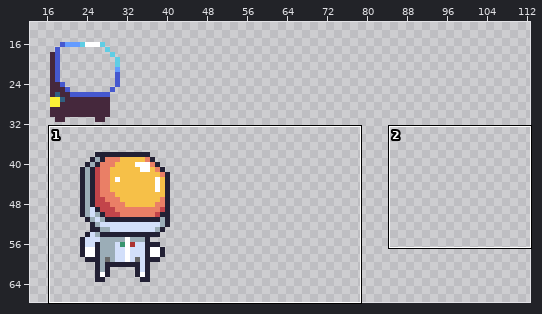
Pixel-art file -- Terra.gmx/GFX/terra_gfx.aseprite. Above, an overview of the earlier version with the close-up marked.
Close-up. Earlier state:
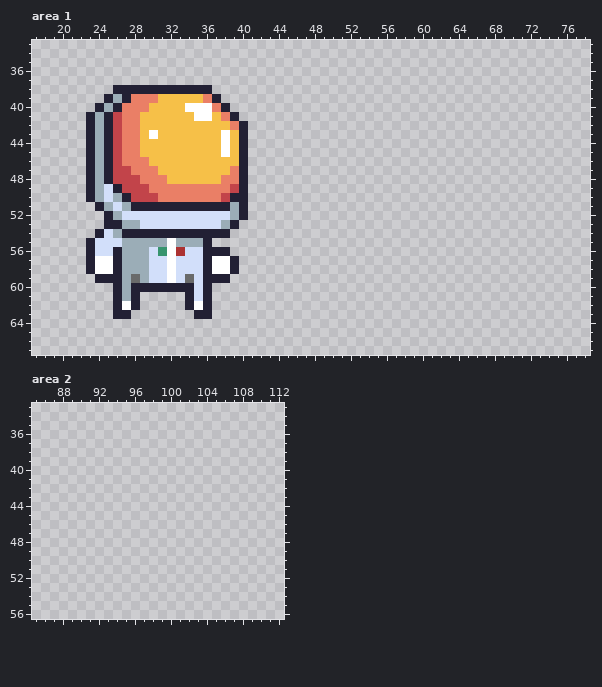
576x576 pixels, 1 frame. Shown: area 1: x 17..78, y 33..67; area 2: x 85..112, y 33..56. The wide view leaves out empty margins.
And afterwards:
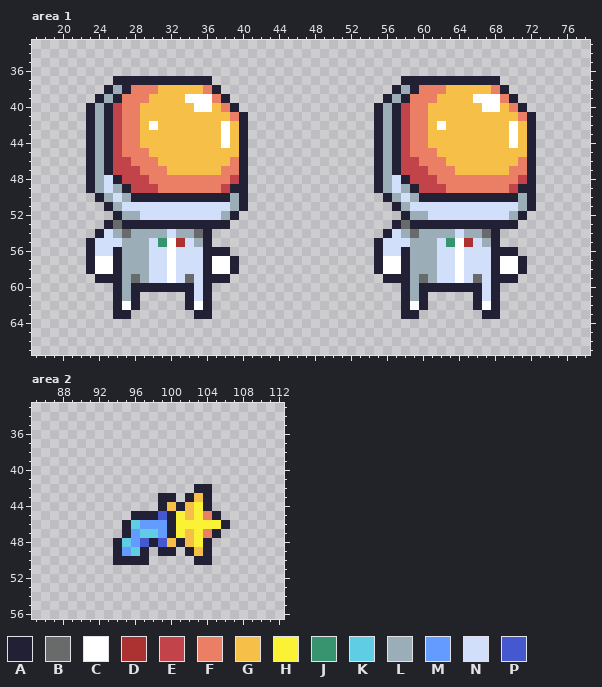
Palette (. is transparent): A #222034  B #696a6a  C #ffffff  D #ac3232  E #c2444a  F #ea7f66  G #f6c048  H #fbf236  J #37946e  K #5fcde4  L #9badb7  M #639bff  N #d2dffa  P #4558cf
Changes in this commit:
--- area 1
@@ x 17..78 @@
 36 ..............................................................
-37 ..............................................................
-38 .........AAAAAAAAAAA..........................................
-39 ........ALAFFFGGGGGFA.........................................
-40 .......ALAFFFGGGGCCCFA........................................
-41 ......ALAEFFGGGGGGCCGFA.......................................
-42 ......ALAEFFGGGGGGGGGGFA......................................
-43 ......ALAEFFGCGGGGGGGCGA......................................
-44 ......ALAEFFGGGGGGGGGCGA......................................
-45 ......ALAEFFGGGGGGGGGCGA......................................
-46 ......ALAEFFFGGGGGGGGGGA......................................
-47 ......ALAEEFFFGGGGGGGGFA......................................
-48 ......ALAEEEFFFGGGGGGFFA......................................
-49 ......ALNAEEEFFFFFFFFFEA......................................
-50 ......ALNLAEEEFFFFFFFEAA......................................
-51 .......ALNLAAAAAAAAAAALA......................................
-52 ........ALNNNNNNNNNNNNLA......................................
-53 ........AALLNNNNNNNNNLA.......................................
-54 .......ANLAAAAAAAAAAAA........................................
-55 ......ANNNLLLLLCLLLA..........................................
-56 ......ANNALLLNJCDNNAAA........................................
-57 ......ACCALLLNNCNNNACCA.......................................
-58 ......ACCALLLNNCNNNACCA.......................................
-59 .......AAALBLNNCNBNAAA........................................
-60 .........ALAAAAAAANA..........................................
-61 .........ALA.....ANA..........................................
-62 .........ACA.....ACA..........................................
-63 .........AA.......AA..........................................
+37 .........AAAAAAAAAAA.....................AAAAAAAAAAA..........
+38 ........ALAFFFGGGGGFA...................ALAFFFGGGGGFA.........
+39 .......ALAFFFGGGGCCCFA.................ALAFFFGGGGCCCFA........
+40 ......ALAEFFGGGGGGCCGFA...............ALAEFFGGGGGGCCGFA.......
+41 ......ALAEFFGGGGGGGGGGFA..............ALAEFFGGGGGGGGGGFA......
+42 ......ALAEFFGCGGGGGGGCGA..............ALAEFFGCGGGGGGGCGA......
+43 ......ALAEFFGGGGGGGGGCGA..............ALAEFFGGGGGGGGGCGA......
+44 ......ALAEFFGGGGGGGGGCGA..............ALAEFFGGGGGGGGGCGA......
+45 ......ALAEFFFGGGGGGGGGGA..............ALAEFFFGGGGGGGGGGA......
+46 ......ALAEEFFFGGGGGGGGFA..............ALAEEFFFGGGGGGGGFA......
+47 ......ALAEEEFFFGGGGGGFFA..............ALAEEEFFFGGGGGGFFA......
+48 ......ALNAEEEFFFFFFFFFEA..............ALNAEEEFFFFFFFFFEA......
+49 ......ALNLAEEEFFFFFFFEAA..............ALNLAEEEFFFFFFFEAA......
+50 .......ALNLAAAAAAAAAAALA...............ALNLAAAAAAAAAAALA......
+51 ........ALNNNNNNNNNNNNLA................ALNNNNNNNNNNNNLA......
+52 .........ALLNNNNNNNNNLA..................ALLNNNNNNNNNLA.......
+53 ........ABAAAAAAAAAAAA..................ABAAAAAAAAAAAA........
+54 .......ANLBLLLLNLLBA...................ANLBLLLLNLLBA..........
+55 ......ANNNLLLNJCDNLA..................ANNNLLLNJCDNLA..........
+56 ......ANNALLLNNCNNNAAA................ANNALLLNNCNNNAAA........
+57 ......ACCALLLNNCNNNACCA...............ACCALLLNNCNNNACCA.......
+58 ......ACCALLLNNCNNNACCA...............ACCALLLNNCNNNACCA.......
+59 .......AAALBLNNCNBNAAA.................AAALBLNNCNBNAAA........
+60 .........ALAAAAAAANA.....................ALAAAAAAANA..........
+61 .........ALA.....ANA.....................ALA.....ANA..........
+62 .........ACA.....ACA.....................ACA.....ACA..........
+63 .........AA.......AA.....................AA.......AA..........
 64 ..............................................................
--- area 2
@@ x 92..108 @@
 41 .................
-42 .................
-43 .................
-44 .................
-45 .................
-46 .................
-47 .................
-48 .................
-49 .................
-50 .................
+42 ...........AA....
+43 .......AA.AGA....
+44 .......AGAGHA....
+45 ....AAAPAHGHFA...
+46 ...AKMMMAHHHHHA..
+47 ...AMKKMAHGHFA...
+48 ..AKMPAPGAGHA....
+49 ..AMKA.AA.AGA....
+50 ..AAAA.....AA....
 51 .................
Changed places in both close-ups, as pixel boxes (x1, y1, x2, y2):
changed: (86, 76, 248, 256)
added: (374, 76, 536, 319)
added: (113, 484, 230, 565)
